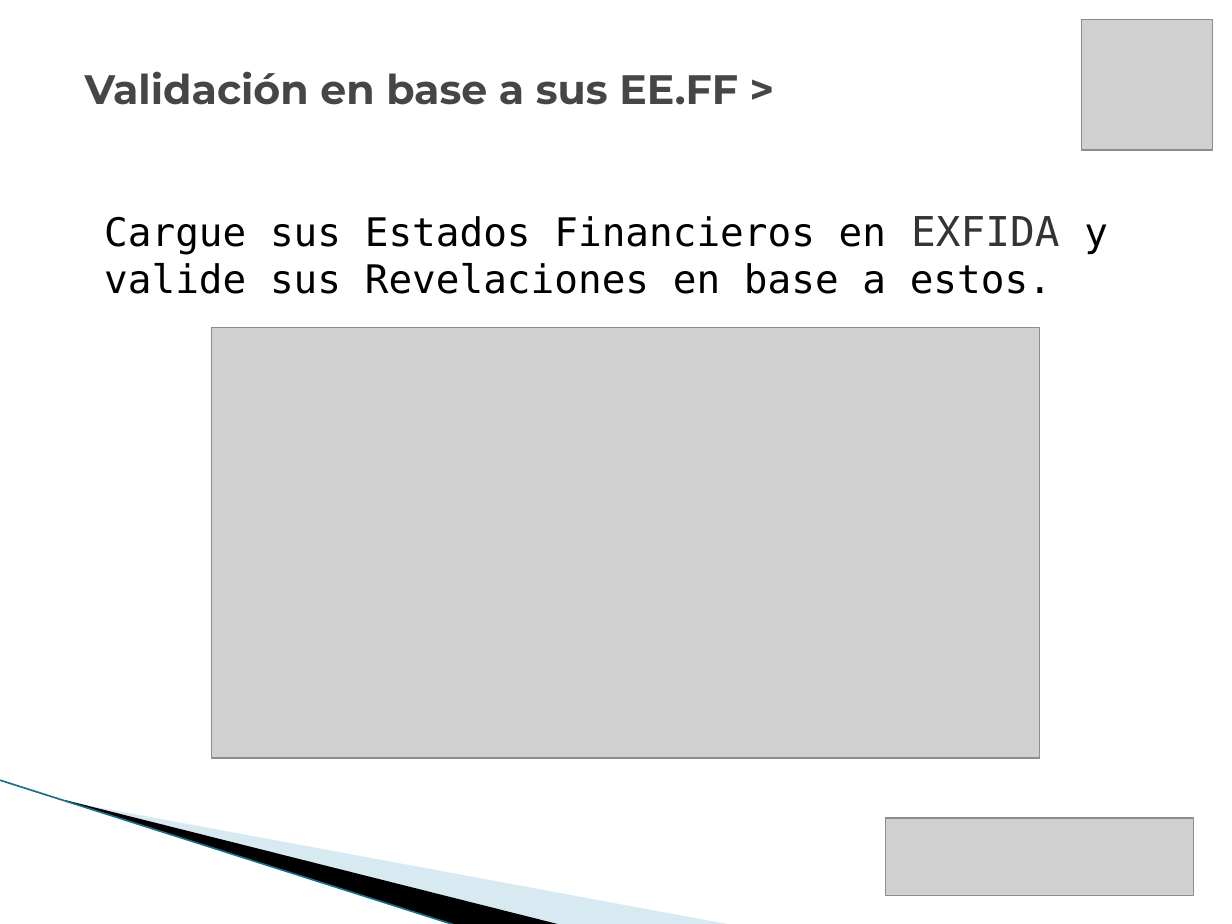
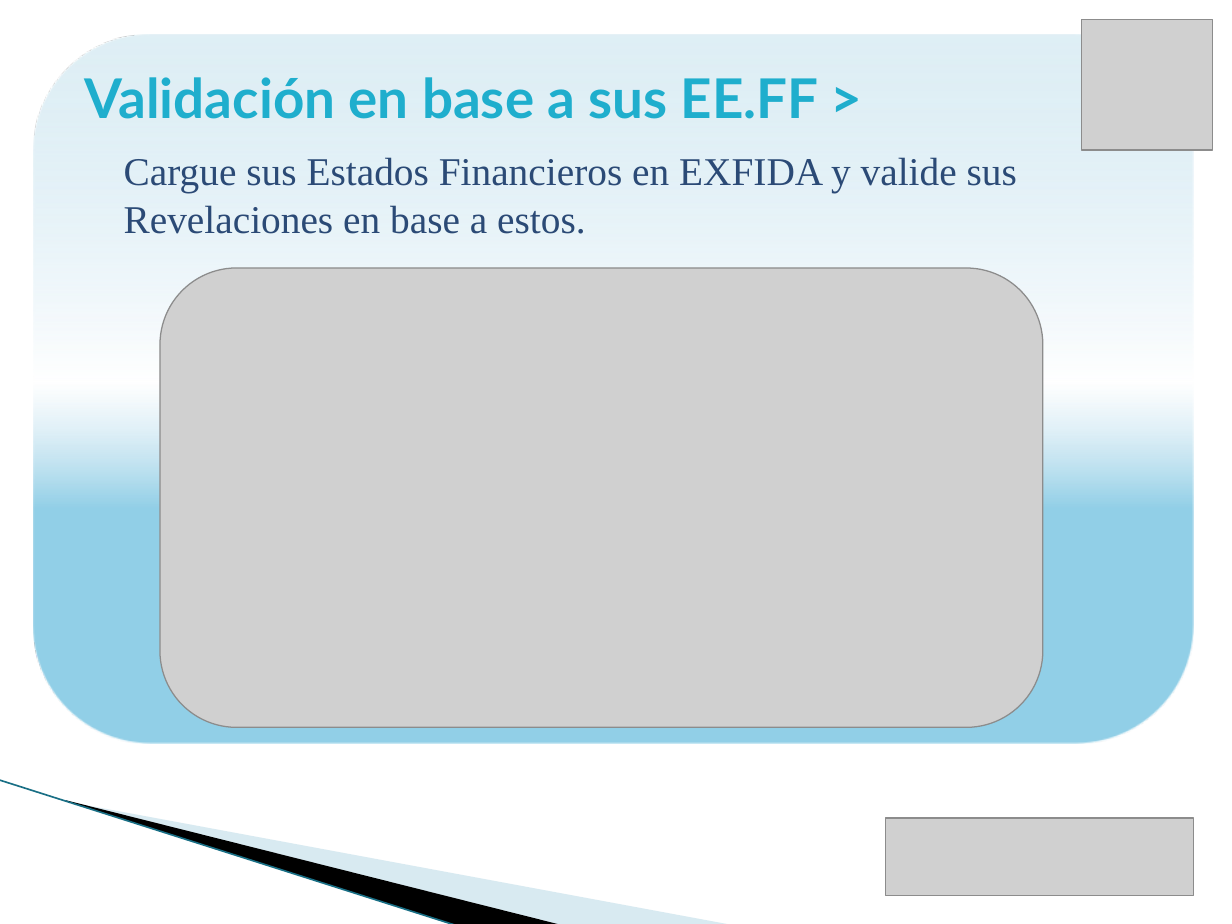
Before and after one commit to vicky1404/rev-ii, a slide deck: slide 17 of docs/comercial/brochure_2.pptx. Drawn at 1232x924 pixels with LibreOffice and Linux fonts; fonts in the diff are those of the drawing; grey boxes stand for pictures; background and template pictures are left out. Boxes give left, top, right and bottom in pixels: in the first picture for what was removed or moved away, otherwise in the second. Text is boxed around its words. In the diff, an @@ line names an element or a change of style, - is before the commit and + after.

```diff
--- a/docs/comercial/brochure_2.pptx
+++ b/docs/comercial/brochure_2.pptx
@@ rounded rectangle added at (34,36,1194,744), fill gradient #92CFE8 to #BDE0EF to #DFEFF6 @@
@@ text "Validación en base a sus ..." at (85,77,819,119): size 24 to 32 pt, font Montserrat to Lato, text colour #464646 to #1FAECD @@
@@ text "Cargue sus Estados Financieros en ...": place and size @@
-text "Cargue sus Estados Financieros en ..." at (104,216,1108,294)
+text "Cargue sus Estados Financieros en ..." at (124,157,1017,234)
@@ text "Cargue sus Estados Financieros en ..." at (124,157,1017,234): size 24 to 23 pt, text colour #353535 to #2B4A76 in "EXFIDA"; font DejaVu Sans Mono to Times New Roman, text colour #000000 to #2B4A76 @@
@@ picture: place and size @@
-picture at (212,328,1040,759)
+picture at (160,269,1044,728)
```
Also in this commit, not shown: 23 other slides changed.
